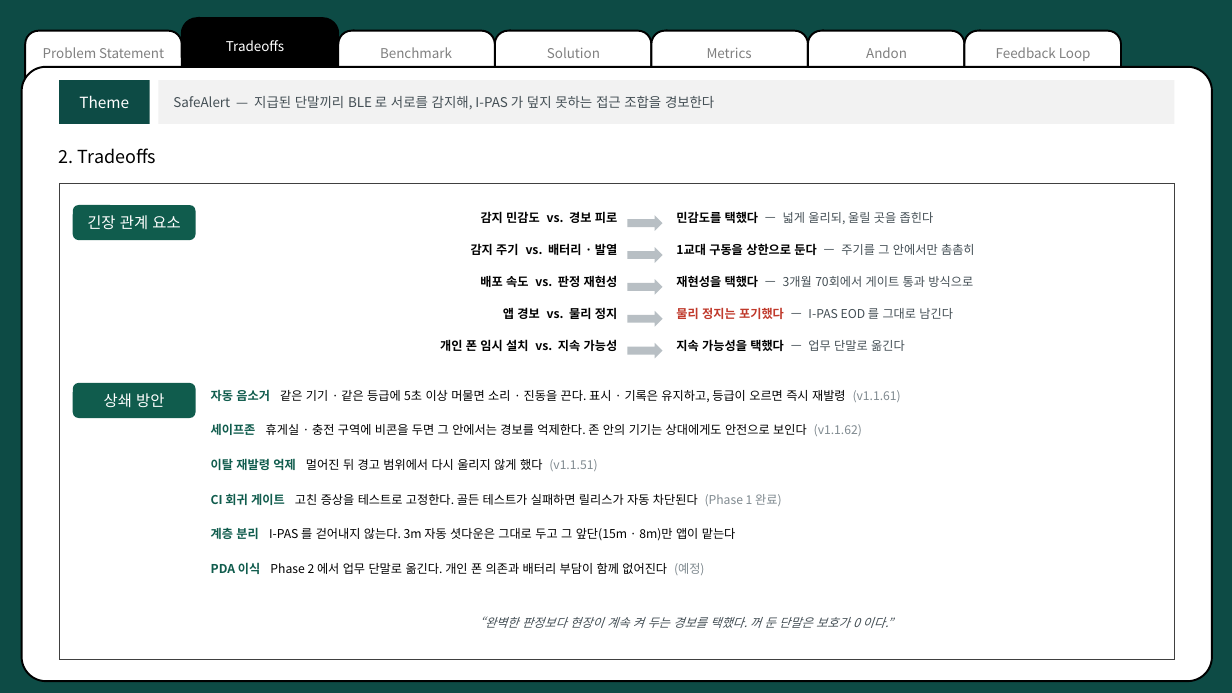
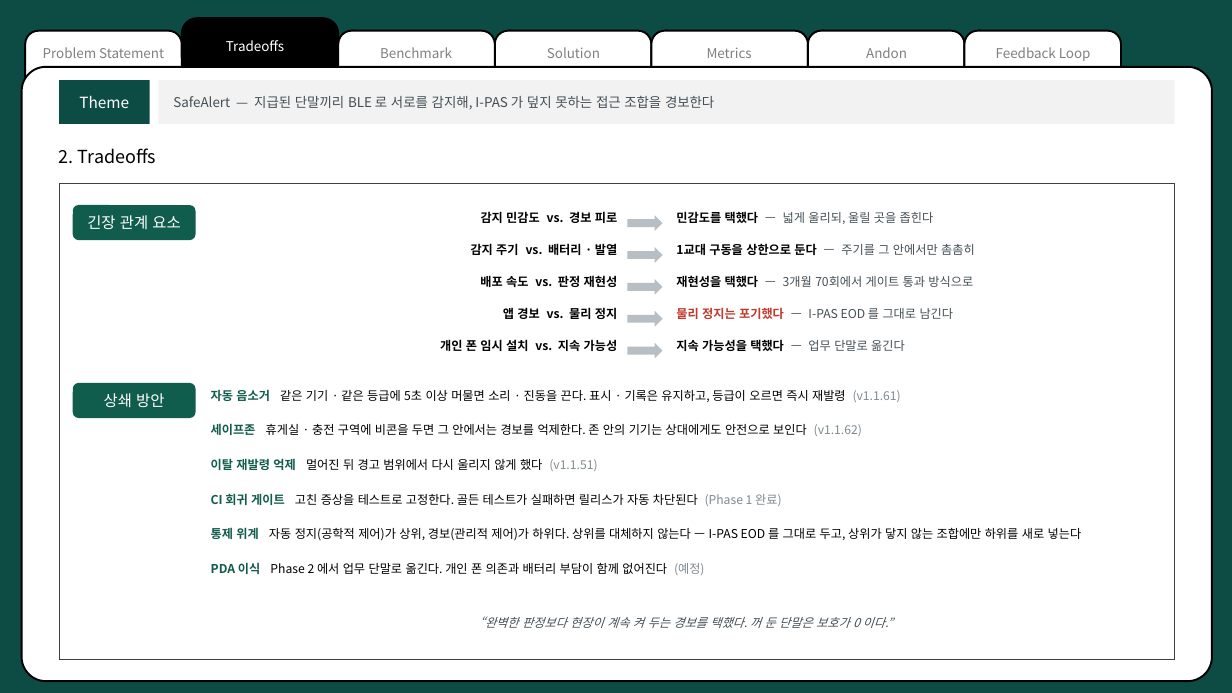
Before and after one commit to pslymzero-cyber/SafeAlert, a slide deck: slide 7 of docs/presentation/cousolve/SafeAlert_CouSolve_2026.08.pptx. Drawn at 1232x693 pixels with LibreOffice and Linux fonts; fonts in the diff are those of the drawing. Boxes give left, top, right and bottom in pixels: in the first picture for what was removed or moved away, otherwise in the second. Text is boxed around its words. In the diff, an @@ line names an element or a change of style, - is before the commit and + after.

```diff
--- a/docs/presentation/cousolve/SafeAlert_CouSolve_2026.08.pptx
+++ b/docs/presentation/cousolve/SafeAlert_CouSolve_2026.08.pptx
@@ text at box(211, 527, 1082, 541): text changed @@
-계층 분리 I-PAS 를 걷어내지 않는다. 3m 자동 셧다운은 그대로 두고 그 앞단(15m · 8m)만 앱이 맡는다
+통제 위계 자동 정지(공학적 제어)가 상위, 경보(관리적 제어)가 하위다. 상위를 대체하지 않는다 — I-PAS EOD 를 그대로 두고, 상위가 닿지 않는 조합에만 하위를 새로 넣는다
```
Also in this commit, not shown: 5 other slides changed, 4 other files.
